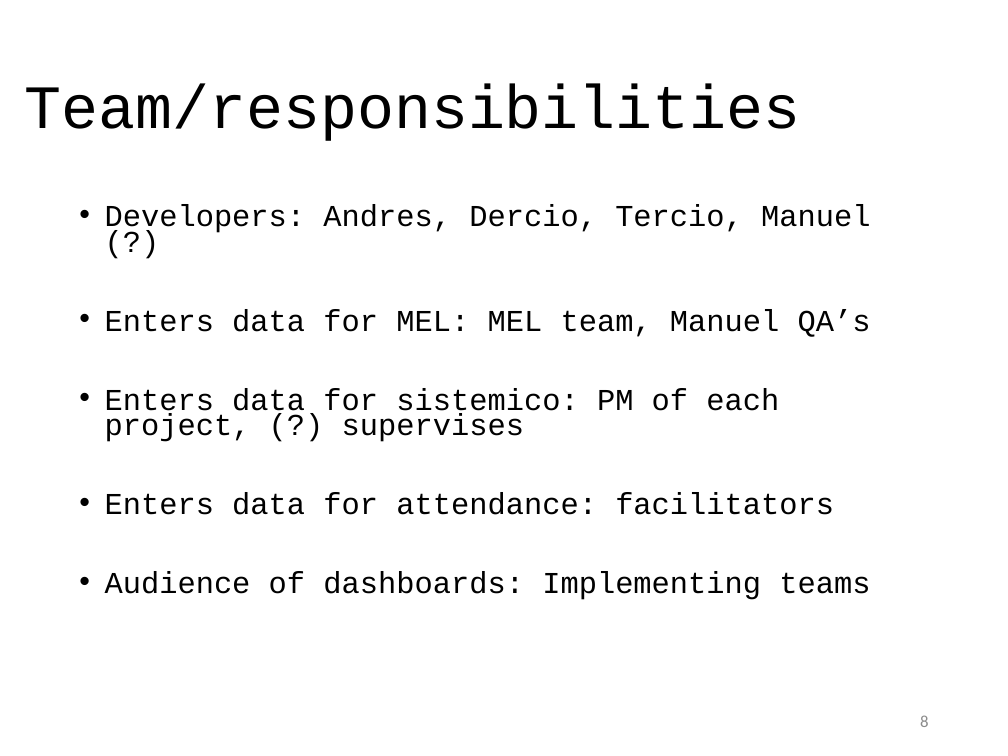
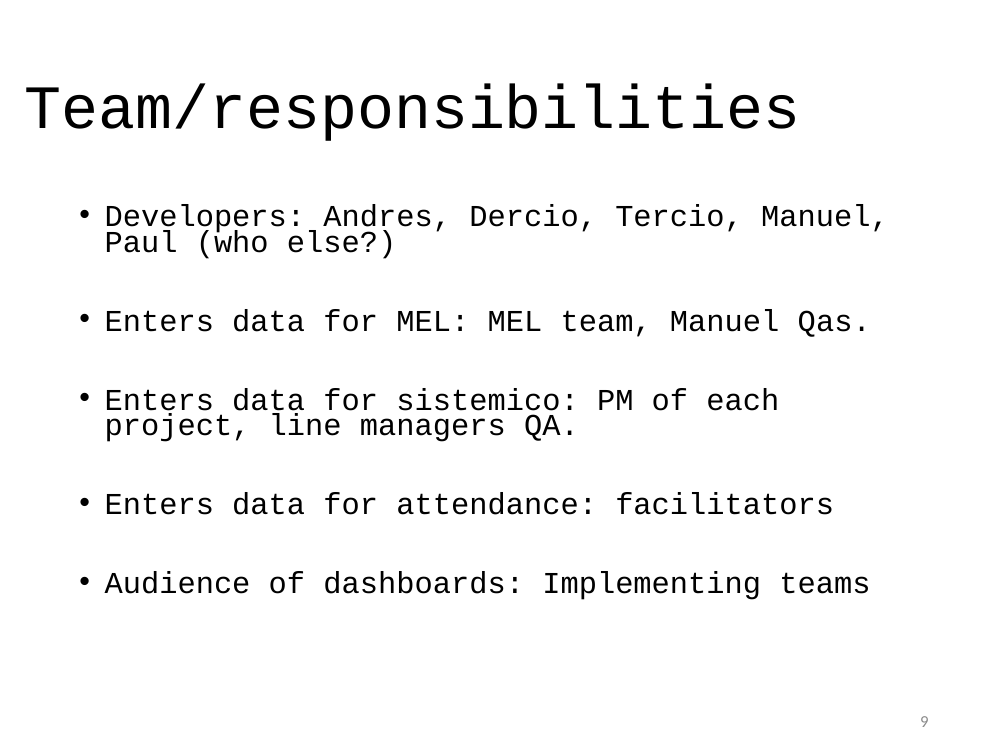
Before and after one commit to araupontones/MIS, a slide deck: slide 9 of concept_MIS.pptx (slide 8 before the commit). Drawn at 1008x756 pixels with LibreOffice and Linux fonts; fonts in the diff are those of the drawing; background and template pictures are left out. Boxes give left, top, right and bottom in pixels: in the first picture for what was removed or moved away, otherwise in the second. Text is boxed around its words. In the diff, an @@ line names an element or a change of style, - is before the commit and + after.

Commit message:
data flow in presentation

```diff
--- a/concept_MIS.pptx
+++ b/concept_MIS.pptx
@@ text at [105, 204, 889, 442]: text changed @@
-• Developers: Andres, Dercio, Tercio, Manuel (?)
-• Enters data for MEL: MEL team, Manuel QA’s
-• Enters data for sistemico: PM of each project, (?) supervises
+• Developers: Andres, Dercio, Tercio, Manuel, Paul (who else?)
+• Enters data for MEL: MEL team, Manuel Qas.
+• Enters data for sistemico: PM of each project, line managers QA.
@@ page number at [920, 716, 928, 727]: text changed @@
-8
+9
```
Also in this commit, not shown: 2 other slides changed, 2 slides added.
